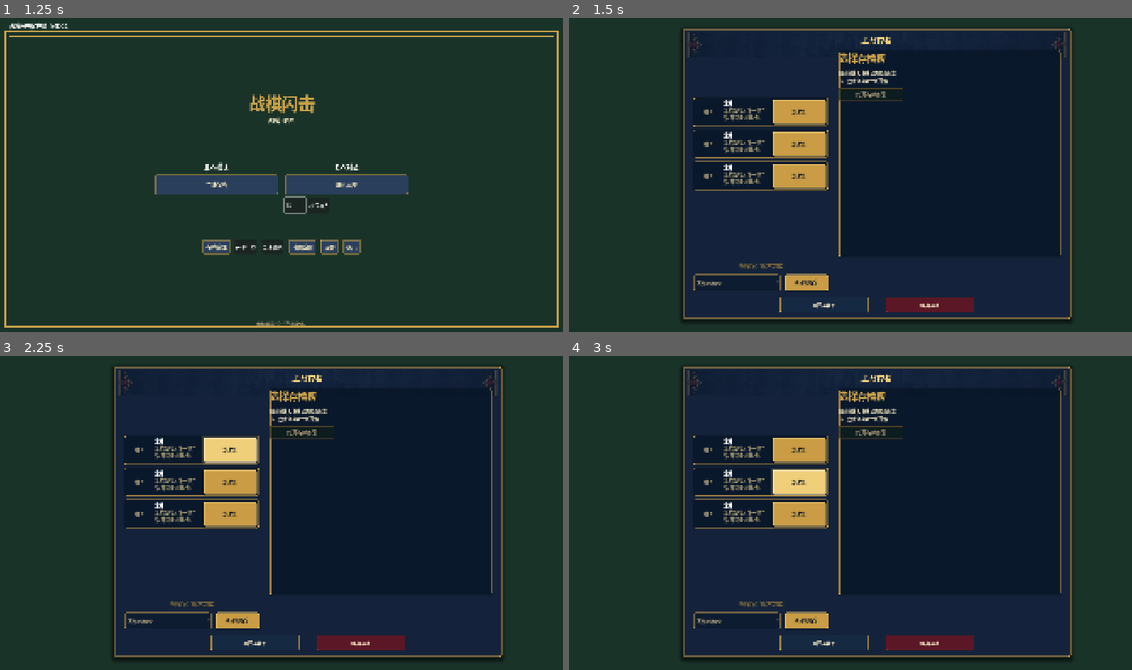
Above: before the commit, frames 1-4 (two rows, left to right).
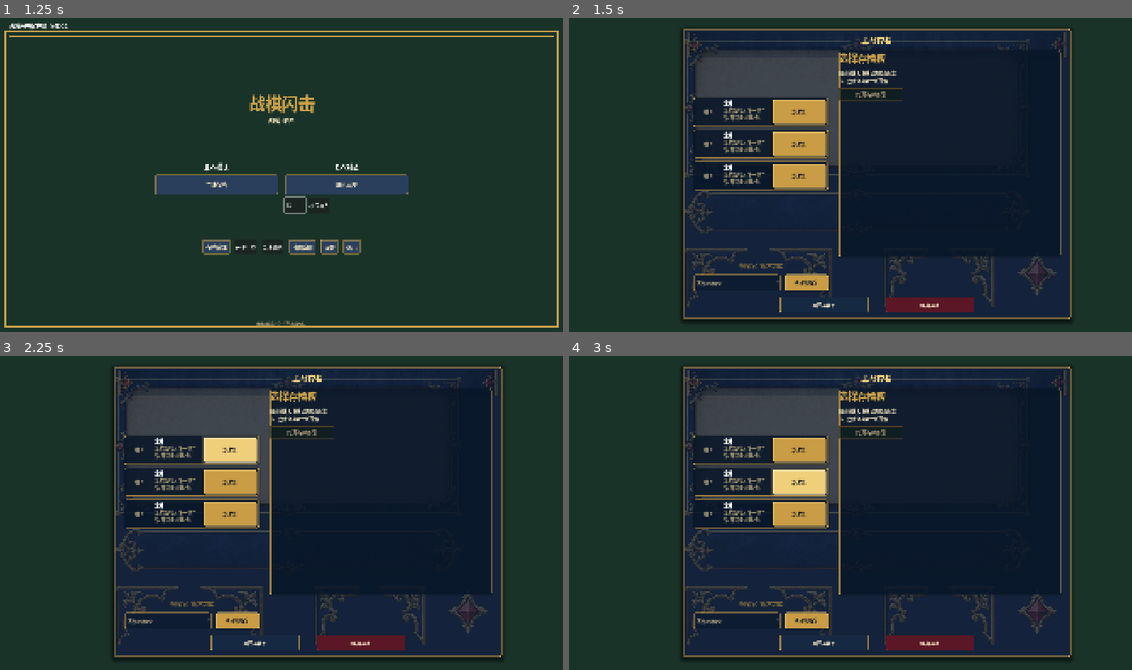
Above: after the commit, the same moments.

Repository: iris0heartmade/battleblitz
Game: Godot game, scene res://scenes/main.tscn
Same seed, same stepped clock (60 frames per second), same inputs: the game is played once before the commit and once after it.
Inputs (mouse positions are in pixels of both pictures, inside the frame that each line leads up to):
- Up to frame 1 (1.25 s): click (292, 206) at 0.52 s; type "12" at 0.6 s
- Up to frame 2 (1.5 s): click "主线存档" at 1.25 s
- Up to frame 3 (2.25 s): click "新游戏" at 2 s
- Up to frame 4 (3 s): click "新游戏" at 2.75 s

Frame 1 is identical in both runs. In frame 2, 6.5% of the frame differs, in the area x 20-87%, y 6-93%; in frame 3, 6.5%; in frame 4, 6.5%.

Commit message:
feat(godot-ui): apply generated panel art to live campaign and battle HUD

Diff:
--- a/godot-client/scripts/main.gd
+++ b/godot-client/scripts/main.gd
@@ -1,6 +1,7 @@
 extends Node
 const MenuTheme = preload("res://scripts/ui/menu_theme.gd")
 const MapPreviewSummary = preload("res://scripts/ui/map_preview_summary.gd")
+const BattleTheme = preload("res://scripts/ui/battle_theme.gd")
 ## main.gd — top-level UI state machine for the BattleBlitz Godot client.
 ##
 ## M2.5 ships the minimum path: main menu → "free play" → auto-create
@@ -3363,6 +3364,9 @@
 	for secondary_btn in [lobby_back_btn, lobby_to_spec_btn, lobby_remove_ai_btn]:
 		if secondary_btn != null and is_instance_valid(secondary_btn):
 			MenuTheme.apply_secondary_button_theme(secondary_btn)
+	# Battle art is applied to the existing side panel rather than imposing a
+	# full-screen frame, which preserves the board camera and HUD interaction.
+	BattleTheme.apply_floating_panel(info_panel)
 
 
 # ============================================================
--- a/godot-client/scripts/ui/battle_theme.gd
+++ b/godot-client/scripts/ui/battle_theme.gd
@@ -10,6 +10,7 @@
 const C_TEXT_DIM: Color = Color("#b6a783")
 const C_RUBY: Color = Color("#8c273b")
 const C_RUBY_DARK: Color = Color("#4e1421")
+const SIDE_PANEL_ART: Texture2D = preload("res://assets/ui/battle_side_panel_translucent_v1.png")
 
 
 static func _box(fill: Color, border: Color, width: int = 1, radius: int = 3) -> StyleBoxFlat:
@@ -47,8 +48,18 @@
 	style.shadow_offset = Vector2(0, 2)
 	panel.add_theme_stylebox_override("panel", style)
 	var skin := panel.get_node_or_null("ArtSkin") as TextureRect
-	if skin != null:
-		skin.queue_free()
+	if skin == null:
+		skin = TextureRect.new()
+		skin.name = "ArtSkin"
+		skin.mouse_filter = Control.MOUSE_FILTER_IGNORE
+		skin.anchor_right = 1.0
+		skin.anchor_bottom = 1.0
+		skin.expand_mode = TextureRect.EXPAND_IGNORE_SIZE
+		skin.stretch_mode = TextureRect.STRETCH_KEEP_ASPECT_COVERED
+		skin.texture = SIDE_PANEL_ART
+		skin.modulate = Color(1.0, 1.0, 1.0, 0.24)
+		panel.add_child(skin)
+		panel.move_child(skin, 0)
 
 
 static func apply_primary(button: Button) -> void:
--- a/godot-client/scripts/ui/mainline_theme.gd
+++ b/godot-client/scripts/ui/mainline_theme.gd
@@ -12,6 +12,7 @@
 const C_RUBY_DARK: Color = Color("#5b1725")
 const C_TEXT: Color = Color("#fff0cb")
 const C_TEXT_DIM: Color = Color("#b6a783")
+const PANEL_SKIN: Texture2D = preload("res://assets/ui/mainline_panel_skin_v1.png")
 
 
 static func _box(fill: Color, border: Color, width: int = 1, radius: int = 4) -> StyleBoxFlat:
@@ -125,6 +126,19 @@
 	frame_style.shadow_size = 16
 	frame_style.shadow_offset = Vector2(0, 6)
 	frame.add_theme_stylebox_override("panel", frame_style)
+	var skin := frame.get_node_or_null("ArtSkin") as TextureRect
+	if skin == null:
+		skin = TextureRect.new()
+		skin.name = "ArtSkin"
+		skin.mouse_filter = Control.MOUSE_FILTER_IGNORE
+		skin.anchor_right = 1.0
+		skin.anchor_bottom = 1.0
+		skin.expand_mode = TextureRect.EXPAND_IGNORE_SIZE
+		skin.stretch_mode = TextureRect.STRETCH_KEEP_ASPECT_COVERED
+		skin.texture = PANEL_SKIN
+		skin.modulate = Color(1.0, 1.0, 1.0, 0.20)
+		frame.add_child(skin)
+		frame.move_child(skin, 0)
 	border.border_color = Color(C_GOLD_BRIGHT.r, C_GOLD_BRIGHT.g, C_GOLD_BRIGHT.b, 0.65)
 	border.border_width = 1.0
 	border.offset_left = 10
